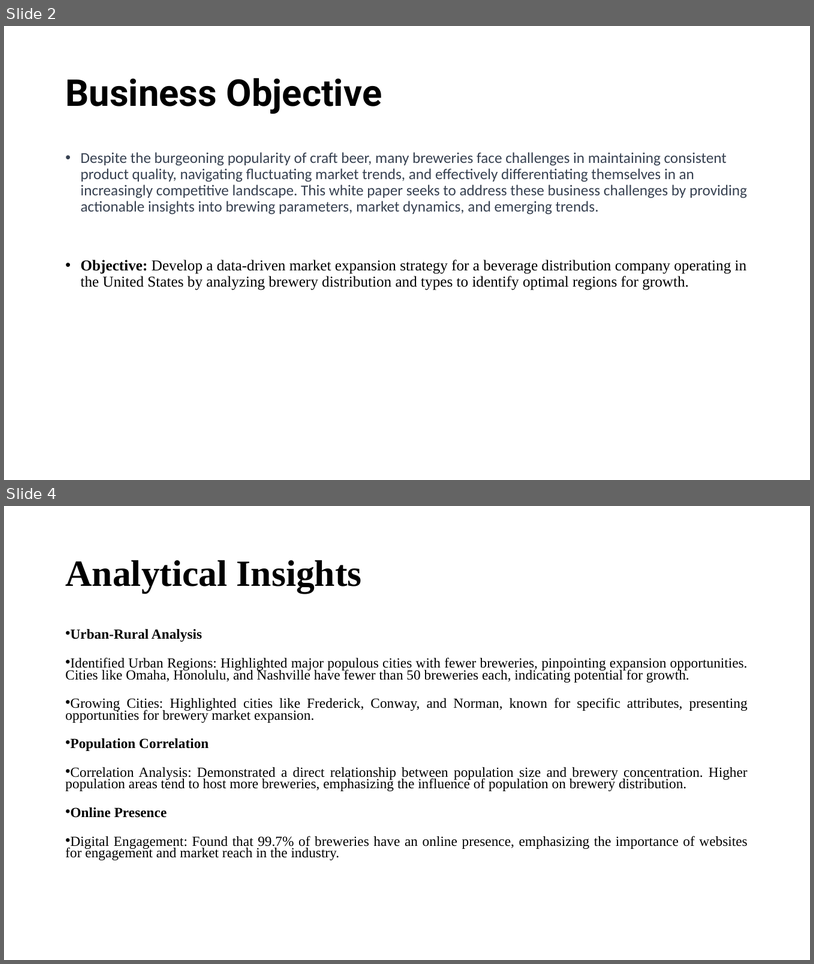
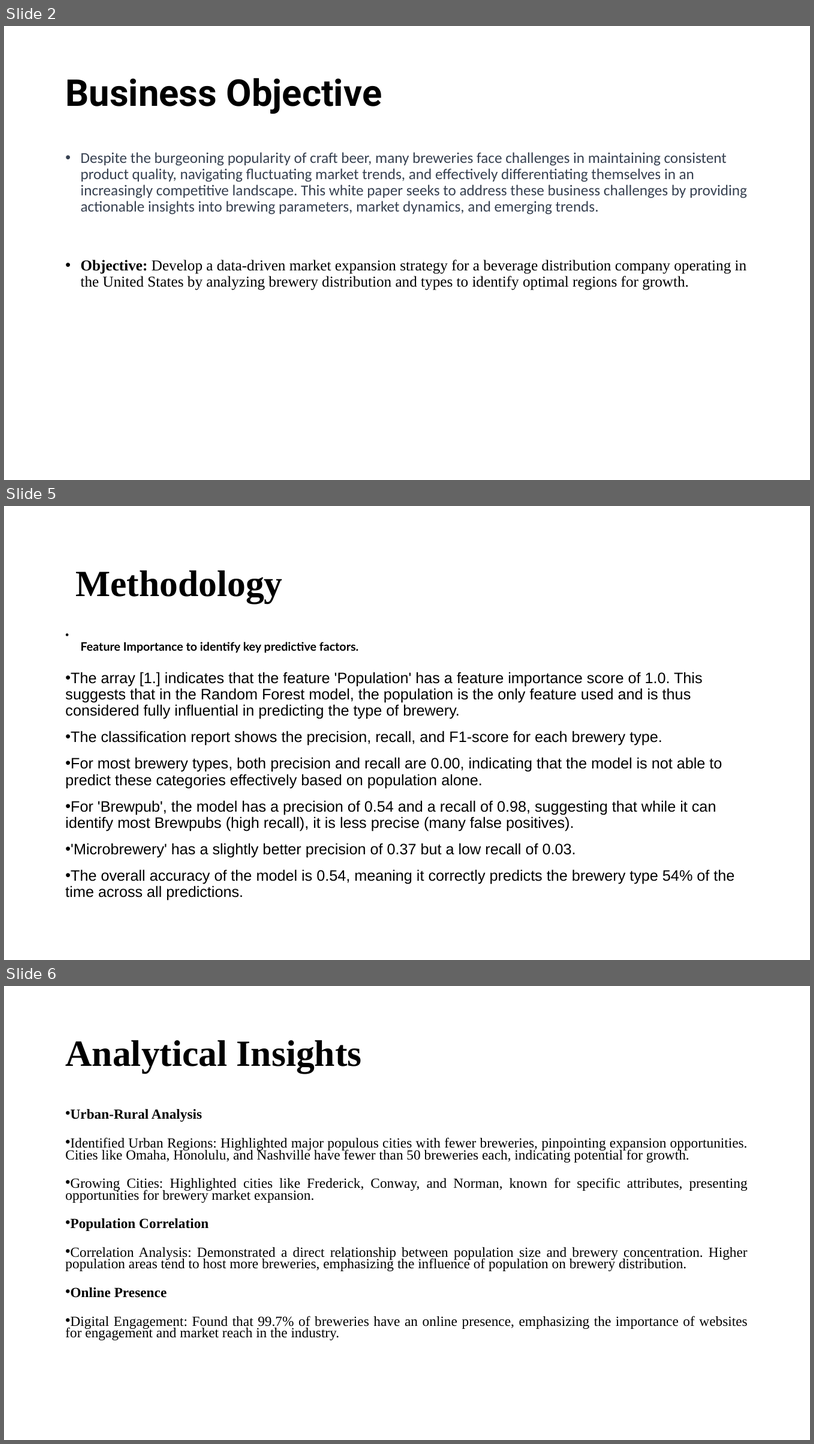
Before and after one commit to skabindra/dsc680, a slide deck: Week1-4/Presentation.pptx. Shown one above the other, each under a label of ours: slides 2 and 4 before the commit, slides 2, 5 and 6 after it; the slides between them are not shown. The pictures are 814x964 and 814x1444 pixels, drawn with LibreOffice and Linux fonts; fonts in the diff are those of the drawing. Boxes give left, top, right and bottom in pixels: in the first picture for what was removed or moved away, otherwise in the second. Text is boxed around its words. In the diff, an @@ line names an element or a change of style, - is before the commit and + after.

```diff
--- a/Week1-4/Presentation.pptx
+++ b/Week1-4/Presentation.pptx
@@ slide 5 added at box(4, 506, 810, 960), background #FFFFFF @@
@@ text added at box(75, 570, 282, 603), 44 pt, text #000000, bold @@
+Methodology
@@ text added at box(65, 642, 735, 900), 18 pt, text #000000 @@
+• Feature Importance to identify key predictive factors.
+• The array [1.] indicates that the feature 'Population' has a feature importance score of 1.0. This suggests that in the Random Forest model, the population is the only feature used and is thus considered fully influential in predicting the type of brewery.
+• The classification report shows the precision, recall, and F1-score for each brewery type.
+• For most brewery types, both precision and recall are 0.00, indicating that the model is not able to predict these categories effectively based on population alone.
+• For 'Brewpub', the model has a precision of 0.54 and a recall of 0.98, suggesting that while it can identify most Brewpubs (high recall), it is less precise (many false positives).
+• 'Microbrewery' has a slightly better precision of 0.37 but a low recall of 0.03.
+• The overall accuracy of the model is 0.54, meaning it correctly predicts the brewery type 54% of the time across all predictions.
@@ what was slide 4 is now slide 6 @@
```
Also in this commit, not shown: 2 slides changed, 2 other slides added, 7 other files.
